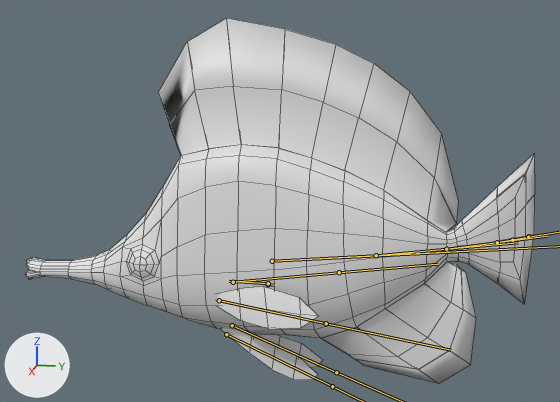
The FBX model Assets/Models/Fish/ButtereFlyFish.fbx: old version first, new version second.
Rendered twice from a 50 mm lens placed at (1.182, 0.256, 0.438), pointed at (-0.008, 0.018, 0.141). The axes (+X, +Y, +Z) are drawn at lower left. The lights are the same throughout. Both versions are drawn at frame 1 of the action 'RIG-LongNose_Butterfly.001|MorishIdol_Swim.001'; the numbers are the values there. The bones that bend it are drawn over the model as lines. Mesh edges are drawn as thin lines.

Names of what the first picture shows: 'LongNose_Butterfly'.
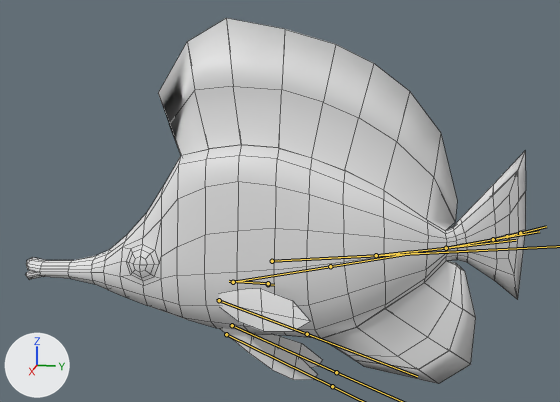
The edits, one by one:
Bone 'DEF-Bone.003' (bone_def_bone_003) turns from (8, 0, 0) to (11, 0, 0) degrees about its own x, y and z.
Bone 'DEF-Bone.002' (bone_def_bone_002) turns from (8, 0, 0) to (11, 0, 0) degrees about its own x, y and z.
Bone 'Fin.L' (bone_fin_l) turns from (-6, 0, 0) to (-21, 0, 0) degrees about its own x, y and z.
Bone 'Fin.R' (bone_fin_r) turns from (14, 0, 0) to (25, 0, 0) degrees about its own x, y and z.

Boxes [x1, y1, x2, y2] around the edits, measured in the pictures (560 x 402 px):
'LongNose_Butterfly', posed
    before: [26, 18, 535, 384]
    after: [26, 18, 526, 384]
bone 'DEF-Bone.003', root to tip
    before: (376, 255) to (446, 249)
    after: (376, 255) to (446, 248)
bone 'DEF-Bone.002', root to tip
    before: (446, 249) to (497, 242)
    after: (446, 248) to (493, 239)
bone 'Fin.L', root to tip
    before: (219, 300) to (224, 301)
    after: (219, 300) to (223, 302)
